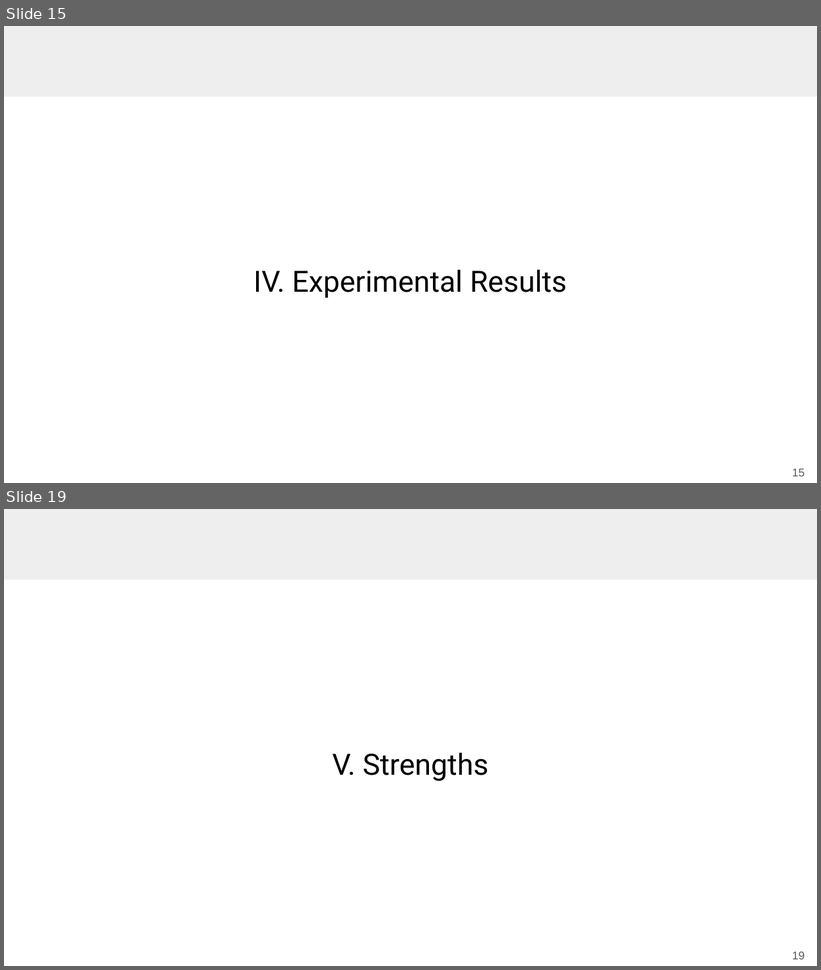
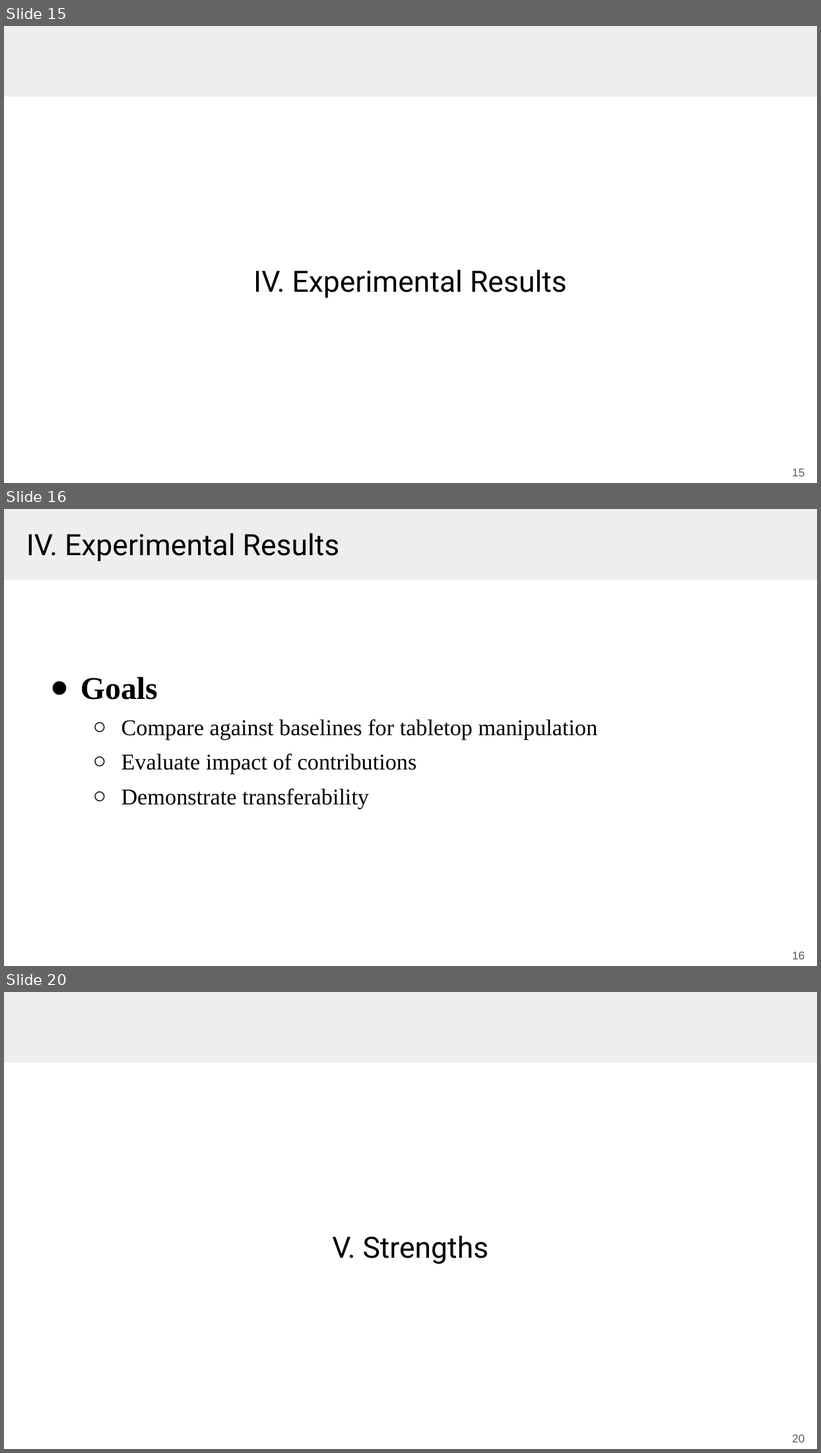
Before and after one commit to Tazering/UVA-CS, a slide deck: CS-6501_Kuo/paper presentation/lifelong_robot_presentation.pptx. Shown one above the other, each under a label of ours: slides 15 and 19 before the commit, slides 15, 16 and 20 after it; the slides between them are not shown. The pictures are 821x970 and 821x1453 pixels, drawn with LibreOffice and Linux fonts; fonts in the diff are those of the drawing. Boxes give left, top, right and bottom in pixels: in the first picture for what was removed or moved away, otherwise in the second. Text is boxed around its words. In the diff, an @@ line names an element or a change of style, - is before the commit and + after.

```diff
--- a/CS-6501_Kuo/paper presentation/lifelong_robot_presentation.pptx
+++ b/CS-6501_Kuo/paper presentation/lifelong_robot_presentation.pptx
@@ slide 16 added at (4,509,817,966), background #FFFFFF; not listed: 1 template element that a slide beside it also shows @@
@@ title added at (26,533,340,561), 26 pt, text #000000 @@
+IV. Experimental Results
@@ text added at (81,677,598,809), 20 pt, text #000000 @@
+● Goals
+  ○ Compare against baselines for tabletop manipulation
+  ○ Evaluate impact of contributions
+  ○ Demonstrate transferability
@@ page number added at (764,947,813,964), 10 pt, text #595959 @@
+16
@@ page number added at (792,952,805,960), 10 pt, text #FFFFFF @@
+16
@@ what was slide 19 is now slide 20 @@
@@ page number at (764,1430,813,1447): text changed @@
-19
+20
@@ page number at (792,1435,805,1443): text changed @@
-19
+20
```
Also in this commit, not shown: 8 slides changed, 2 other slides added, 1 slide removed, 2 other files.
